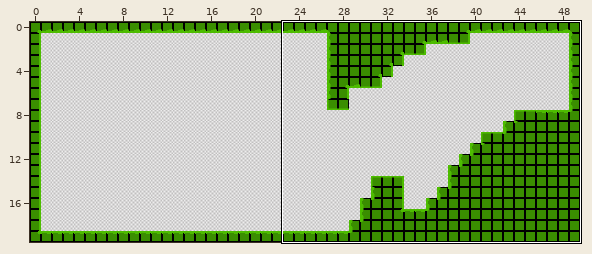
Two versions of a level (Tiled map, resources/map-2.tmx). The picture above shows the old version from afar; the outline marks the close-up.
Close-up. First the earlier version:
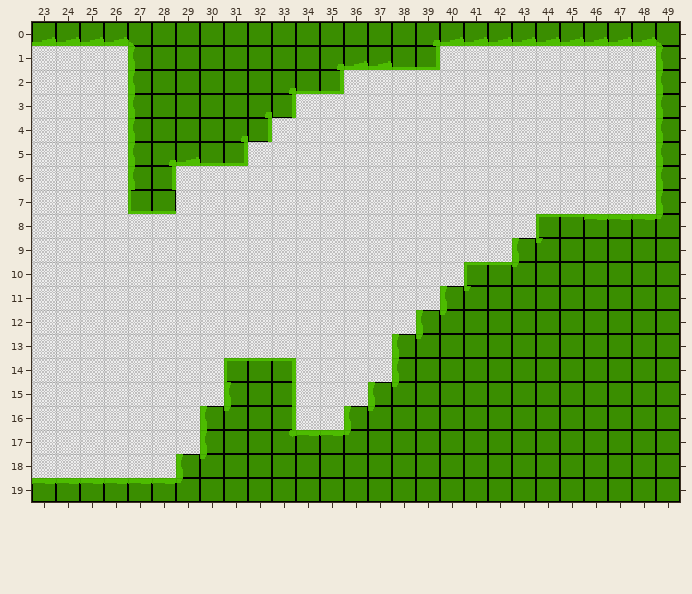
Cells are 16x16 px. Shown: x 23..49, y 0..19. The commit also changed other parts of the map, which this record leaves out.
The result:
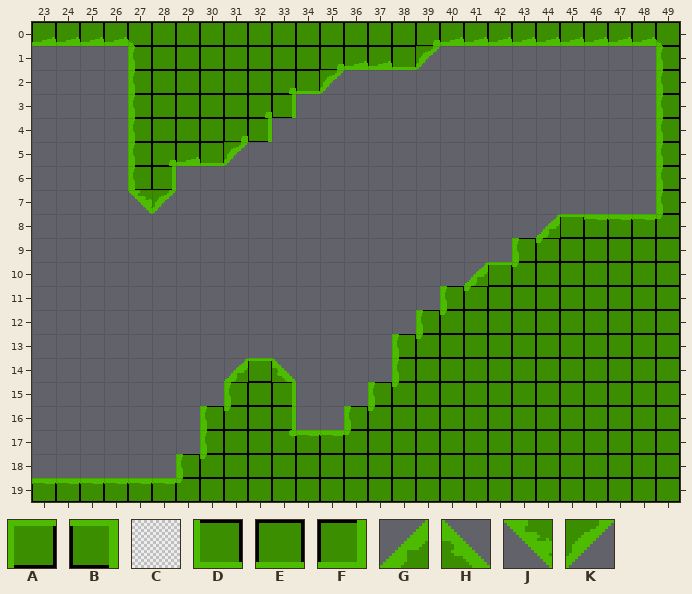
Key: from "tileset": A 2, B 4, C 18, D 24, E 25, F 26, G 78, H 79, J 89, K 90.
_ is an empty cell, # one hidden under a higher layer.
Edits made:
{"where": "layer \"prototype\" (now hidden)"}
{"y":1,"x":23,"old":"CCCC","new":"____"}
{"y":1,"x":39,"old":"#CCCCCCCCC","new":"__________"}
{"y":2,"x":23,"old":"CCCC","new":"____"}
{"y":2,"x":35,"old":"#CCCCCCCCCCCCC","new":"______________"}
{"y":3,"x":23,"old":"CCCC","new":"____"}
{"y":3,"x":34,"old":"CCCCCCCCCCCCCCC","new":"_______________"}
{"y":4,"x":23,"old":"CCCC","new":"____"}
{"y":4,"x":33,"old":"CCCCCCCCCCCCCCCC","new":"________________"}
{"y":5,"x":23,"old":"CCCC","new":"____"}
{"y":5,"x":31,"old":"#CCCCCCCCCCCCCCCCC","new":"__________________"}
{"y":6,"x":23,"old":"CCCC","new":"____"}
{"y":6,"x":29,"old":"CCCCCCCCCCCCCCCCCCCC","new":"____________________"}
{"y":7,"x":23,"old":"CCCC##CCCCCCCCCCCCCCCCCCCC","new":"__________________________"}
{"y":8,"x":23,"old":"CCCCCCCCCCCCCCCCCCCCC#","new":"______________________"}
{"y":9,"x":23,"old":"CCCCCCCCCCCCCCCCCCCC","new":"____________________"}
{"y":10,"x":23,"old":"CCCCCCCCCCCCCCCCCC#","new":"___________________"}
{"y":11,"x":23,"old":"CCCCCCCCCCCCCCCCC","new":"_________________"}
{"y":12,"x":23,"old":"CCCCCCCCCCCCCCCC","new":"________________"}
{"y":13,"x":23,"old":"CCCCCCCCCCCCCCC","new":"_______________"}
{"y":14,"x":23,"old":"CCCCCCCC#","new":"_________"}
{"y":14,"x":33,"old":"#CCCC","new":"_____"}
{"y":15,"x":23,"old":"CCCCCCCC","new":"________"}
{"y":15,"x":34,"old":"CCC","new":"___"}
{"y":16,"x":23,"old":"CCCCCCC","new":"_______"}
{"y":16,"x":34,"old":"CC","new":"__"}
{"y":17,"x":23,"old":"CCCCCCC","new":"_______"}
{"y":18,"x":23,"old":"CCCCCC","new":"______"}
{"where": "layer \"terrain\""}
{"y":1,"x":39,"old":"F","new":"K"}
{"y":2,"x":35,"old":"F","new":"K"}
{"y":5,"x":31,"old":"F","new":"K"}
{"y":7,"x":27,"old":"DE","new":"JK"}
{"y":8,"x":44,"old":"A","new":"G"}
{"y":10,"x":41,"old":"A","new":"G"}
{"y":14,"x":31,"old":"A","new":"G"}
{"y":14,"x":33,"old":"B","new":"H"}
{"label":"changed","picture_box":[32,46,656,478]}
